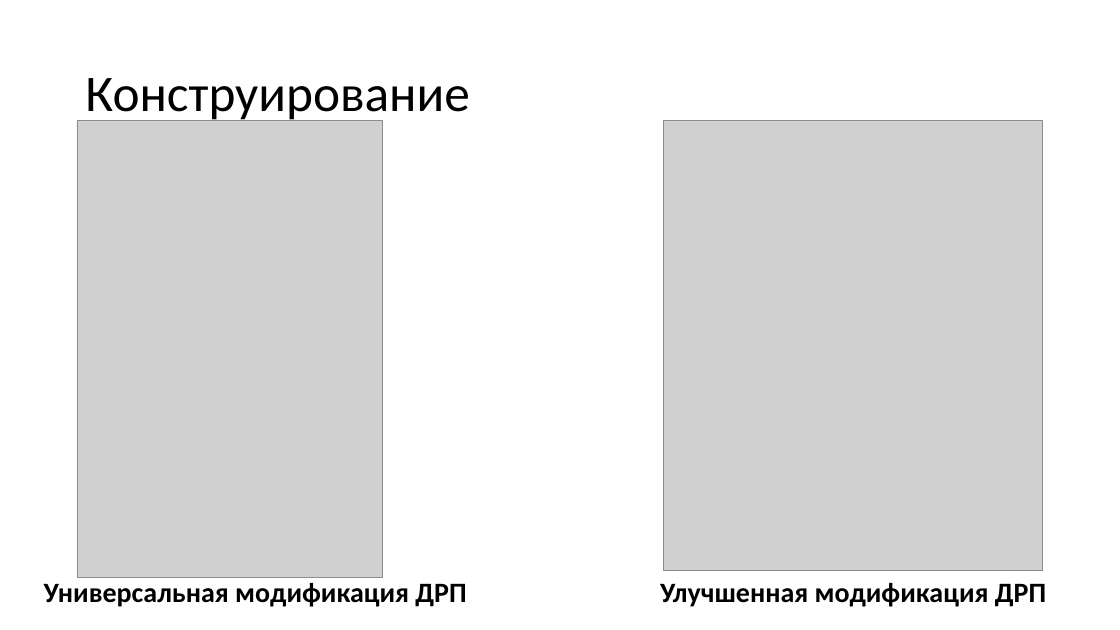
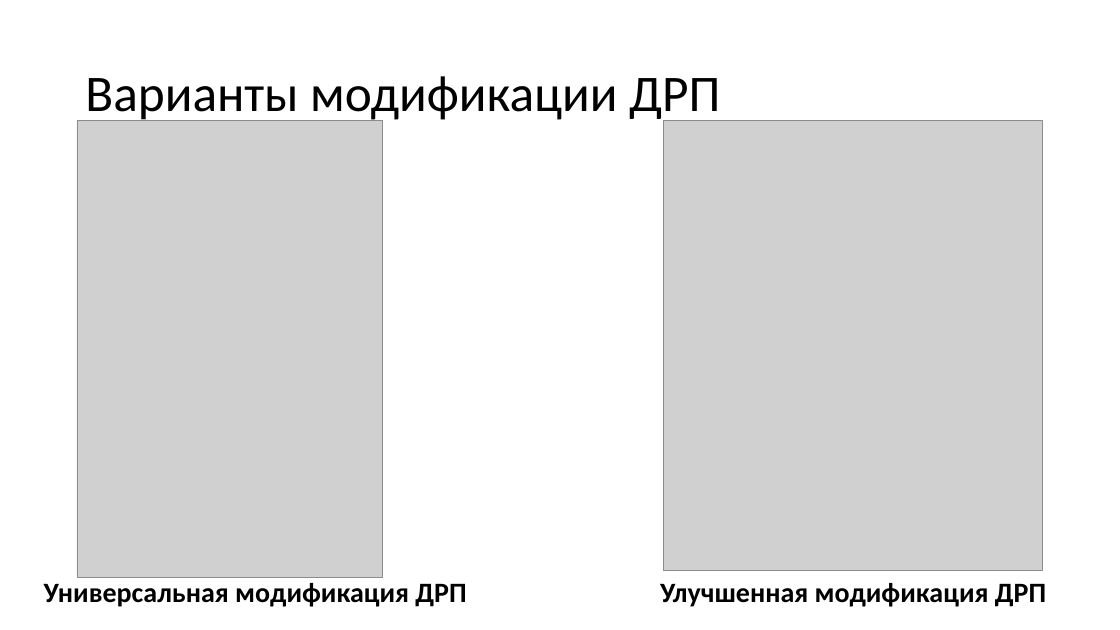
Before and after one commit to DmitryMI/Diploma, a slide deck: slide 7 of Documents/Презентация.pptx (slide 6 before the commit). Drawn at 1120x630 pixels with LibreOffice and Linux fonts; fonts in the diff are those of the drawing; grey boxes stand for pictures. Boxes give left, top, right and bottom in pixels: in the first picture for what was removed or moved away, otherwise in the second. Text is boxed around its words. In the diff, an @@ line names an element or a change of style, - is before the commit and + after.

```diff
--- a/Documents/Презентация.pptx
+++ b/Documents/Презентация.pptx
@@ title at bbox=[85, 76, 720, 123]: text changed @@
-Конструирование
+Варианты модификации ДРП
```
Also in this commit, not shown: 5 other slides changed, 5 slides added, 2 slides removed, 10 other files.
